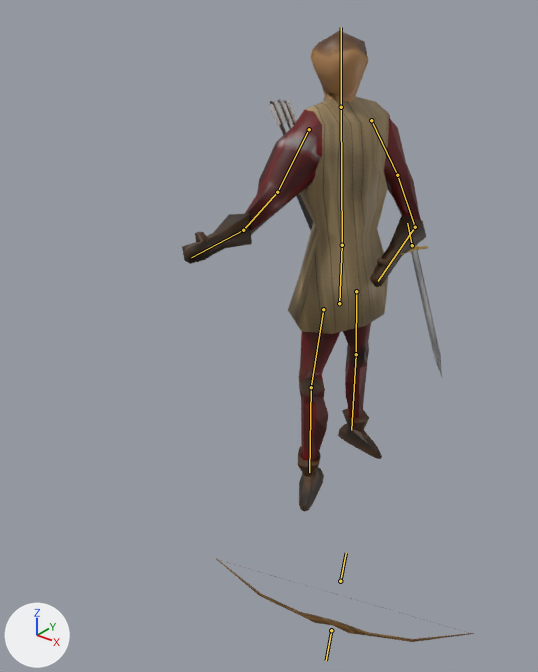
The Blender file 3DModels/BlendFiles/barbarian_archer.blend, before and after one commit.
One viewpoint serves both versions: a 50 mm camera at (9.5, -14.76, 12.42) aimed at (0.23, -3.17, 5.23). Every picture has the same lights, and +X, +Y and +Z are marked at lower left. Both versions are drawn at frame 95 of the action 'ArmatureAction'; the numbers are the values there. The bones that bend it are drawn over the model as lines.
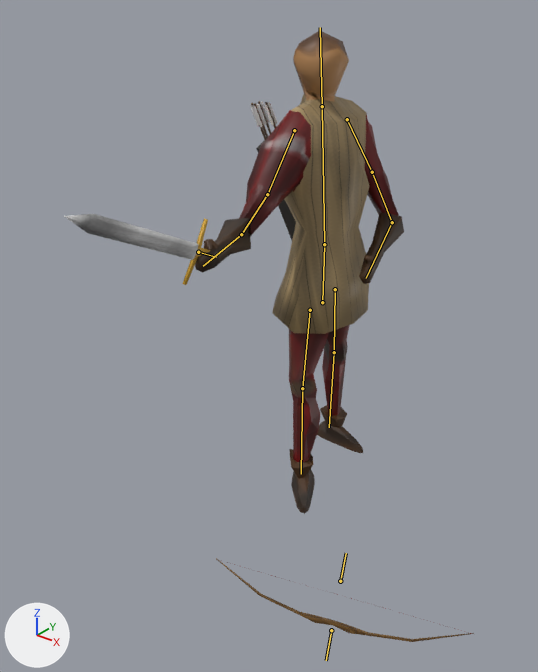
Boxes (x1, y1, x2, y2) around the edits, measured in the pictures (538 x 672 px):
'Plane', posed (40% wider)
    before: (182, 30, 474, 642)
    after: (64, 30, 474, 642)
bone 'Ventre', root to tip
    before: (339, 303) to (342, 245)
    after: (322, 302) to (324, 244)
bone 'Epee', root to tip
    before: (412, 245) to (407, 223)
    after: (198, 252) to (216, 257)

Edits to the bpy script that builds the scene:
```text
Change bone_ventre:
    where bone_ventre = bpy.data.objects['Armature'].pose.bones['Ventre']
    bone_ventre.location: (-0.01, 0.0, 0.08) -> (-0.24, 0.0, 0.23)
    bone_ventre.rotation_quaternion: (0.707, 0.0, 0.707, 0.0) -> (0.643, 0.0, 0.766, 0.0)  # degrees (0, 90, 0) -> degrees (0, 100, 0)
Change bone_epee:
    where bone_epee = bpy.data.objects['Armature'].pose.bones['Epee']
    bone_epee.location: (-4.79, -0.1, -0.69) -> (-5.53, 0.76, 3.39)
    bone_epee.rotation_quaternion: (-0.961, 0.107, -0.175, -0.185) -> (0.513, -0.829, 0.138, -0.176)  # degrees (-9, 22, 20) -> degrees (-115, -9, -24)
```
